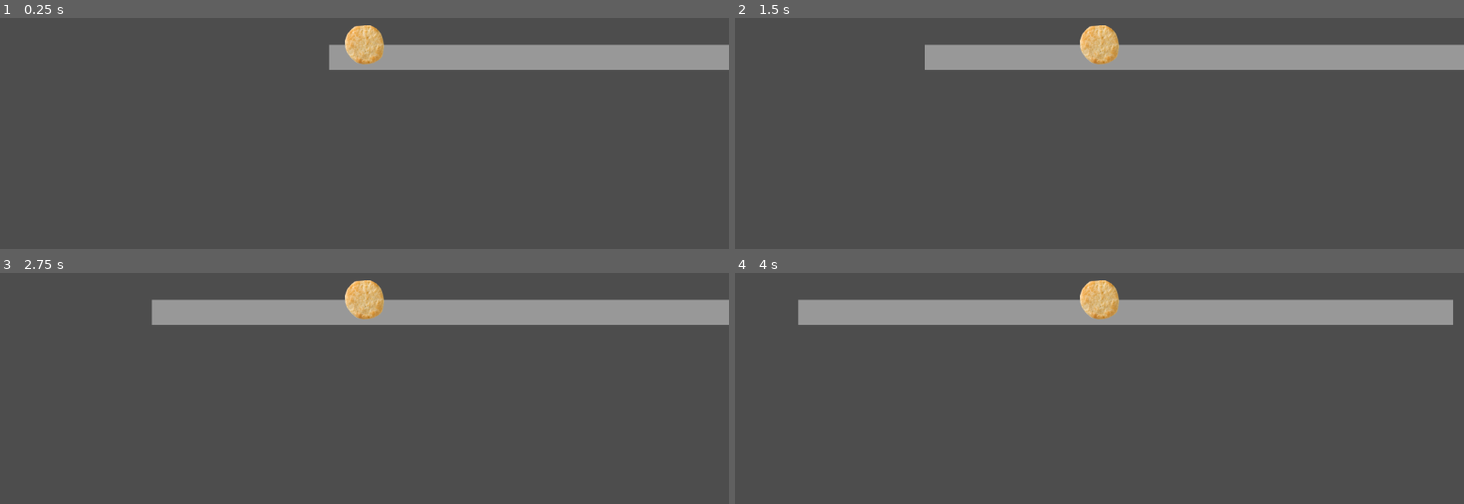
Above: before the commit, frames 1-4 (two rows, left to right).
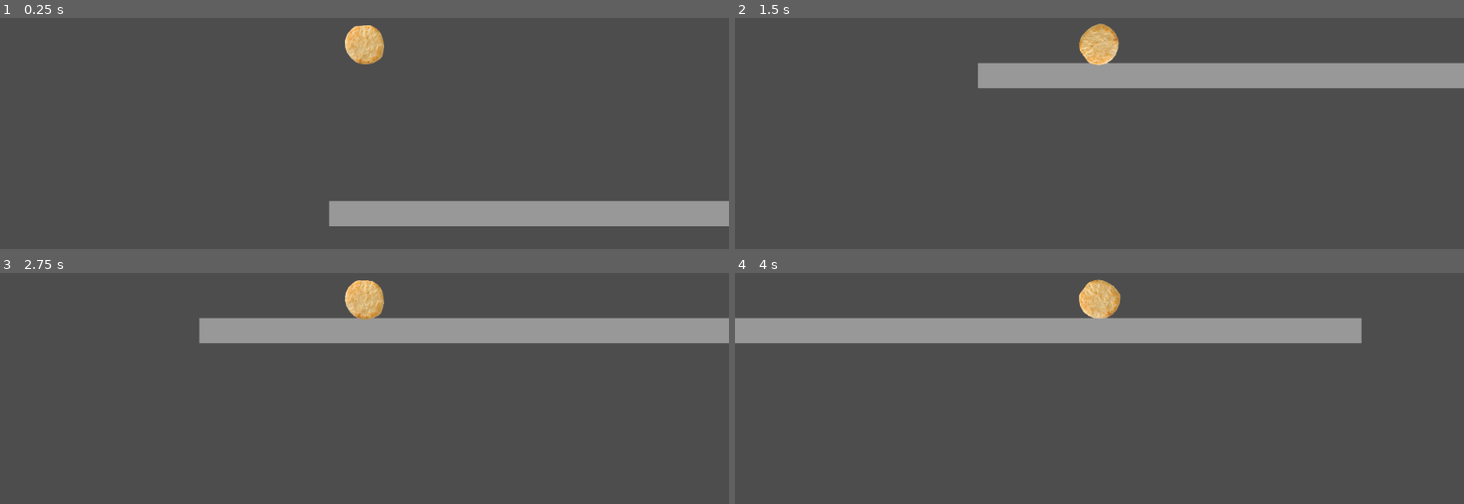
Above: after the commit, the same moments.

Repository: BVSokolov/BrackeysGameJam2025.2
Game: Godot game, scene res://src/scenes/BounceGreyBox.tscn
Two runs of this game, one before a commit and one after it. Both use one fixed random seed, a clock stepped at 60 frames per second and the inputs below. The project has no main scene, so this scene is started directly.
Inputs:
- Up to frame 1 (0.25 s): no input
- Up to frame 2 (1.5 s): hold Right (ui_right) 0.53-1.28 s; hold Left (ui_left) from 1.28 s (still down)
- Up to frame 3 (2.75 s): release Left (ui_left) at 2.03 s; hold Right (ui_right) from 2.03 s (still down)
- Up to frame 4 (4 s): release Right (ui_right) at 3.53 s; hold Left (ui_left) from 3.53 s (still down)

The runs differ from the first frame. In frame 1, 12% of the frame differs, in the area x 45-100%, y 11-91%; in frame 2, 12%; in frame 3, 12%; in frame 4, 15%, in the area x 0-99%, y 2-31%.

Commit message:
changed player to rigidbody and is now being moved by applying force

Diff:
--- a/src/scenes/BounceGreyBox.tscn
+++ b/src/scenes/BounceGreyBox.tscn
@@ -2,8 +2,7 @@
 
 [ext_resource type="PackedScene" uid="uid://lcts66k4u6q4" path="res://src/scenes/Player/Player.tscn" id="1_iix1u"]
 
-[sub_resource type="RectangleShape2D" id="RectangleShape2D_u6l6y"]
-size = Vector2(1032, 6)
+[sub_resource type="RectangleShape2D" id="RectangleShape2D_iix1u"]
 
 [node name="BounceGreyBox" type="Node2D"]
 
@@ -26,12 +25,13 @@
 size_flags_vertical = 3
 color = Color(0.597176, 0.597176, 0.597176, 1)
 
-[node name="Area2D" type="Area2D" parent="Control"]
+[node name="StaticBody2D" type="StaticBody2D" parent="Control"]
+position = Vector2(516, 12)
+scale = Vector2(51.92, 1)
 collision_layer = 2
 
-[node name="CollisionShape2D" type="CollisionShape2D" parent="Control/Area2D"]
-position = Vector2(516, 3)
-shape = SubResource("RectangleShape2D_u6l6y")
+[node name="CollisionShape2D" type="CollisionShape2D" parent="Control/StaticBody2D"]
+shape = SubResource("RectangleShape2D_iix1u")
 
 [node name="Player" parent="." instance=ExtResource("1_iix1u")]
-position = Vector2(56, -93)
+position = Vector2(56, -276)
--- a/src/scenes/Player/Player.tscn
+++ b/src/scenes/Player/Player.tscn
@@ -6,17 +6,17 @@
 [sub_resource type="CircleShape2D" id="CircleShape2D_7x01q"]
 radius = 31.0161
 
-[node name="Player" type="Node2D"]
+[node name="RigidBody2D" type="RigidBody2D"]
+collision_mask = 2
 script = ExtResource("1_41myv")
 
-[node name="Sprite2D" type="Sprite2D" parent="."]
+[node name="CollisionShape2D" type="CollisionShape2D" parent="."]
+shape = SubResource("CircleShape2D_7x01q")
+
+[node name="Player" type="Node2D" parent="."]
+
+[node name="Sprite2D" type="Sprite2D" parent="Player"]
 scale = Vector2(0.5, 0.5)
 texture = ExtResource("2_v14g5")
 
-[node name="Area2D" type="Area2D" parent="."]
-collision_mask = 2
-
-[node name="CollisionShape2D" type="CollisionShape2D" parent="Area2D"]
-shape = SubResource("CircleShape2D_7x01q")
-
-[node name="Camera2D" type="Camera2D" parent="."]
+[node name="Camera2D" type="Camera2D" parent="Player"]
--- a/src/scenes/Player/player.gd
+++ b/src/scenes/Player/player.gd
@@ -1,24 +1,24 @@
-class_name Player extends Node2D
+class_name Player extends RigidBody2D
 
-@export var speed = 400
+@export var forcePower = 34000
 
-var screenSize
+# var screenSize
 
-func _ready() -> void:
-  screenSize = get_viewport_rect().size
+# func _ready() -> void:
+#   screenSize = get_viewport_rect().size
 
-func process_move(delta: float) -> void:
-  var velocity = Vector2.ZERO
+func process_move(dt: float) -> void:
+  # pass
+  var force = Vector2.ZERO
   if Input.is_action_pressed('ui_left'):
-    velocity.x -= 1
+    force.x -= 1
   if Input.is_action_pressed('ui_right'):
-    velocity.x += 1
+    force.x += 1
 
-  if velocity.length() > 0:
-    velocity = velocity.normalized() * speed
+  if force.length() > 0:
+    force = force.normalized() * forcePower
 
-  position += velocity * delta
-  position = position.clamp(Vector2.ZERO, screenSize)
+  apply_force(force * dt)
 
-func _process(delta: float) -> void:
-  process_move(delta)
+func _process(dt: float) -> void:
+  process_move(dt)
